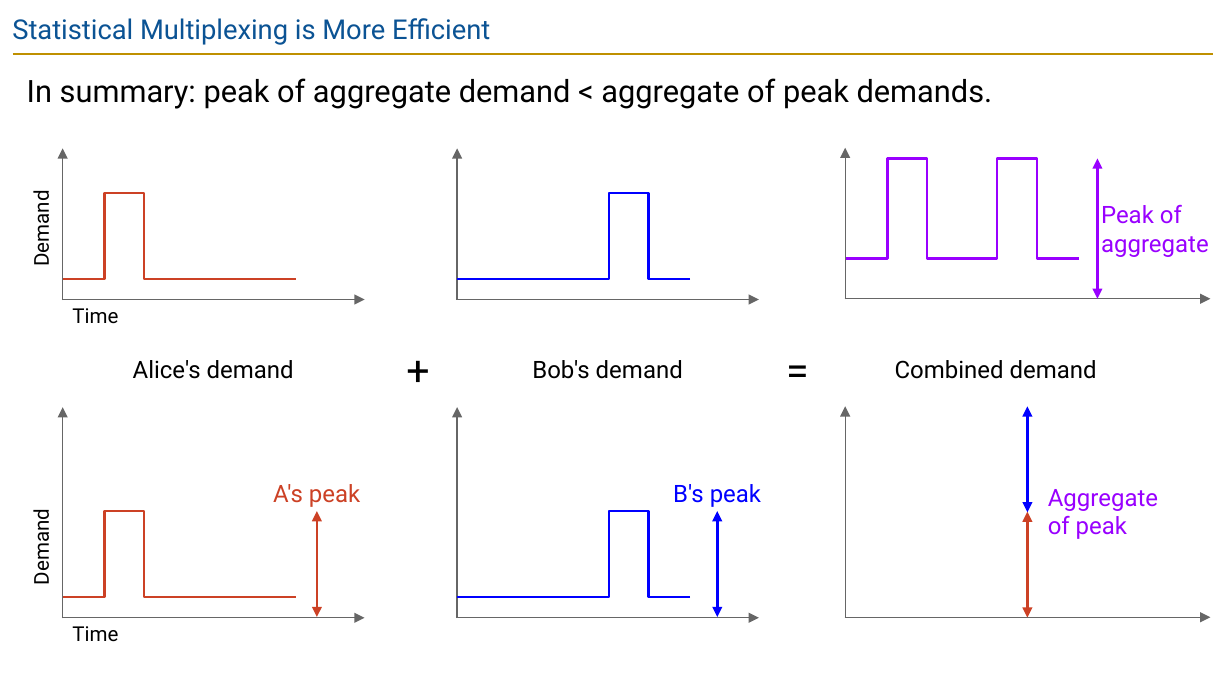
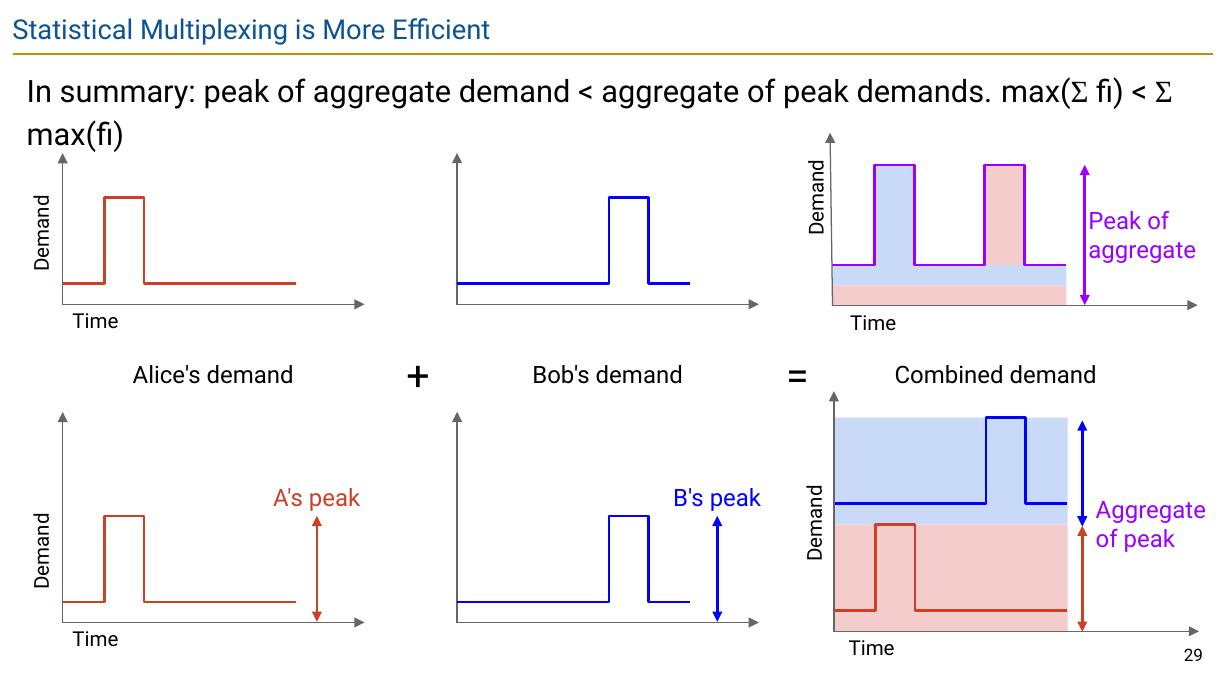
Before and after one commit to guhofstra/CSC175Sp26, a slide deck: slide 29 of PPTs/Lecture 2 - Internet Design Principles.pptx (slide 35 before the commit). Drawn at 1232x693 pixels with LibreOffice and Linux fonts; fonts in the diff are those of the drawing. Boxes give left, top, right and bottom in pixels: in the first picture for what was removed or moved away, otherwise in the second. Text is boxed around its words. In the diff, an @@ line names an element or a change of style, - is before the commit and + after.

```diff
--- a/PPTs/Lecture 2 - Internet Design Principles.pptx
+++ b/PPTs/Lecture 2 - Internet Design Principles.pptx
@@ text at [27, 77, 1173, 152]: text changed @@
-In summary: peak of aggregate demand < aggregate of peak demands.
+In summary: peak of aggregate demand < aggregate of peak demands. max(Σ fi) < Σ max(fi)
@@ arrow moved from (845, 299) - (845, 148) to (833, 306) - (830, 133) @@
@@ 11 texts, 8 arrows, 4 freeform shapes, 2 double arrows: place and size @@
-11 texts, 8 arrows, 4 freeform shapes, 2 double arrows at [27, 148, 1097, 642]
+11 texts, 8 arrows, 4 freeform shapes, 2 double arrows at [27, 153, 1097, 647]
@@ text added at [802, 166, 829, 233], 12 pt, text #000000 @@
+Demand
@@ freeform shape: place and size @@
-freeform shape at [845, 159, 1079, 259]
+freeform shape at [833, 165, 1067, 265]
@@ rectangle added at [875, 165, 914, 265], fill #C9DAF8 @@
@@ rectangle added at [984, 165, 1024, 265], fill #F4CCCC @@
@@ double arrow moved from (1098, 299) - (1098, 159) to (1084, 306) - (1084, 165) @@
@@ text "Peak of aggregate": place and size @@
-text "Peak of aggregate" at [1101, 204, 1209, 257]
+text "Peak of aggregate" at [1088, 210, 1196, 263]
@@ rectangle added at [833, 265, 1067, 286], fill #C9DAF8 @@
@@ rectangle added at [833, 286, 1067, 307], fill #F4CCCC @@
@@ arrow moved from (844, 299) - (1210, 299) to (832, 306) - (1198, 306) @@
@@ text added at [850, 315, 896, 331], 12 pt, text #000000 @@
+Time
@@ arrow moved from (845, 617) - (845, 407) to (834, 632) - (834, 391) @@
@@ rectangle added at [834, 418, 1067, 525], fill #C9DAF8 @@
@@ freeform shape added at [834, 418, 1067, 504], outline #0000FF 1.5 pt @@
@@ double arrow moved from (1027, 513) - (1027, 407) to (1083, 526) - (1083, 420) @@
@@ text added at [800, 492, 827, 559], 12 pt, text #000000 @@
+Demand
@@ text "Aggregate of peak": place and size @@
-text "Aggregate of peak" at [1048, 489, 1158, 539]
+text "Aggregate of peak" at [1096, 501, 1206, 552]
@@ rectangle added at [834, 525, 1067, 632], fill #F4CCCC @@
@@ freeform shape added at [834, 525, 1067, 611], outline #CC4125 1.5 pt @@
@@ double arrow moved from (1027, 617) - (1027, 511) to (1083, 632) - (1083, 526) @@
@@ arrow moved from (844, 617) - (1210, 617) to (833, 631) - (1199, 631) @@
@@ text added at [849, 640, 895, 656], 12 pt, text #000000 @@
+Time
@@ page number added at [1184, 648, 1203, 661], 10 pt, text #000000 @@
+29
```
Also in this commit, not shown: 50 other slides changed, 12 slides removed, 46 other files.
